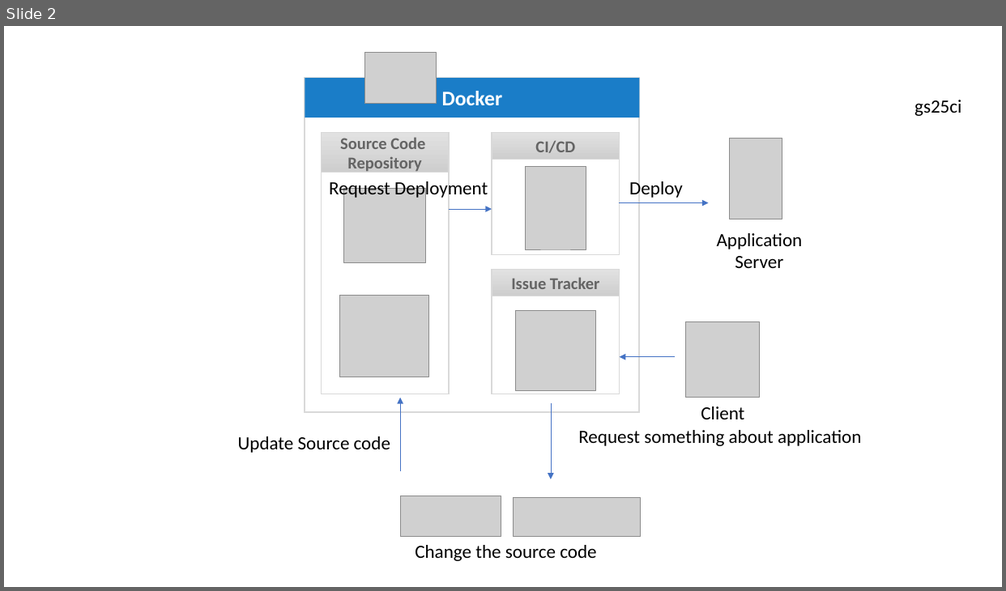
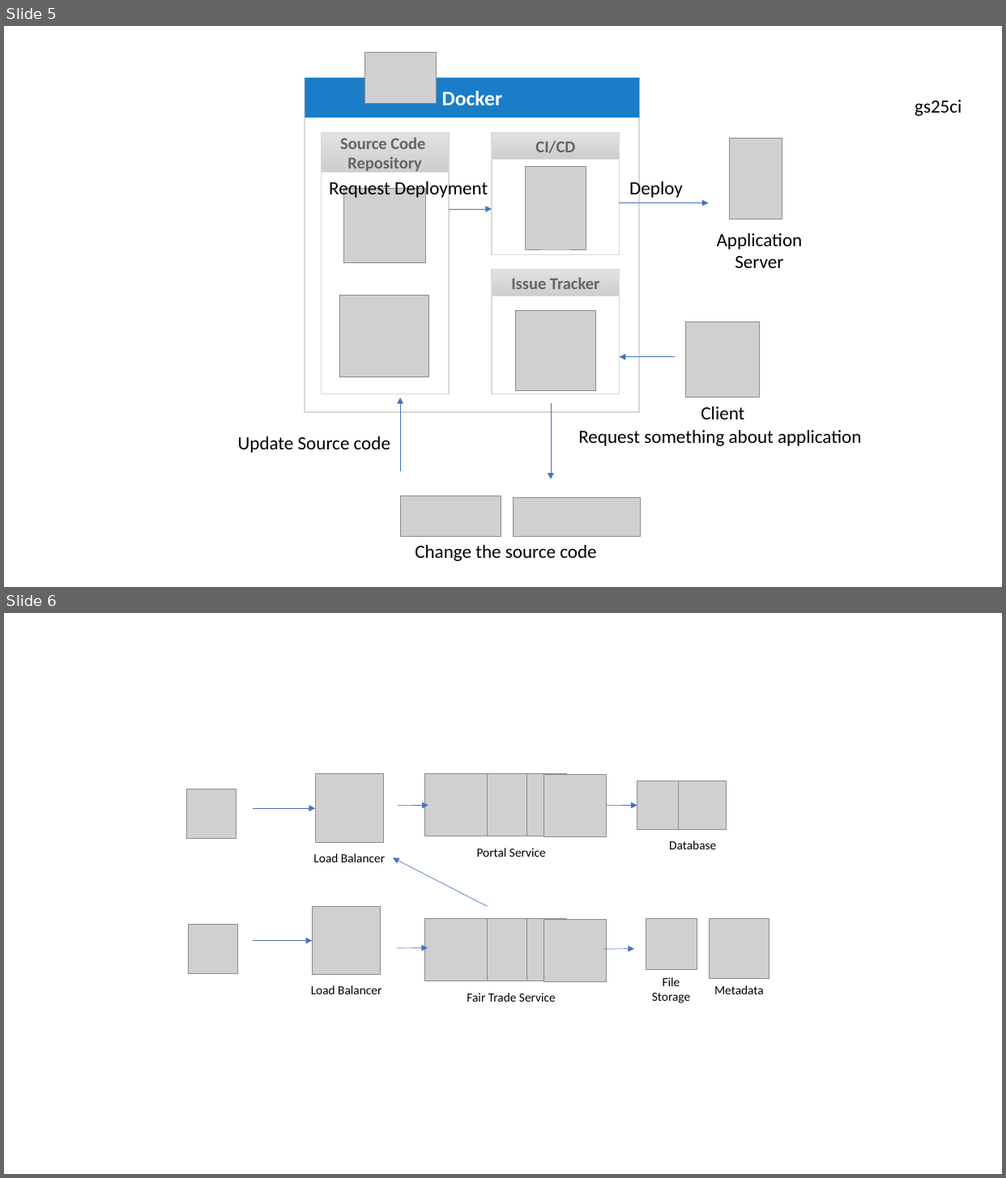
Before and after one commit to Joel-Hwang/portfolio, a slide deck: profile/videos.pptx. Shown one above the other, each under a label of ours: slide 2 before the commit, slides 5 and 6 after it. The pictures are 1006x591 and 1006x1178 pixels, drawn with LibreOffice and Linux fonts; fonts in the diff are those of the drawing; grey boxes stand for pictures. Boxes give left, top, right and bottom in pixels: in the first picture for what was removed or moved away, otherwise in the second. Text is boxed around its words. In the diff, an @@ line names an element or a change of style, - is before the commit and + after.

```diff
--- a/profile/videos.pptx
+++ b/profile/videos.pptx
@@ slide 6 added at bbox=[4, 613, 1002, 1174], background #FFFFFF @@
@@ picture added at bbox=[315, 774, 385, 843] @@
@@ picture added at bbox=[424, 774, 487, 836] @@
@@ picture added at bbox=[465, 774, 527, 836] @@
@@ picture added at bbox=[504, 774, 566, 836] @@
@@ picture added at bbox=[543, 775, 606, 837] @@
@@ picture added at bbox=[637, 781, 686, 830] @@
@@ picture added at bbox=[679, 781, 727, 830] @@
@@ picture added at bbox=[187, 789, 236, 839] @@
@@ arrow added from (398, 806) to (428, 806), #4472C4 0.5 pt @@
@@ arrow added from (607, 806) to (637, 806), #4472C4 0.5 pt @@
@@ arrow added from (253, 808) to (315, 808), #4472C4 0.5 pt @@
@@ text added at bbox=[313, 854, 385, 862], 12 pt, text #000000 @@
+Load Balancer
@@ text added at bbox=[477, 848, 546, 857], 12 pt, text #000000 @@
+Portal Service
@@ text added at bbox=[669, 841, 716, 850], 12 pt, text #000000 @@
+Database
@@ arrow added from (488, 906) to (394, 858), #4472C4 0.5 pt @@
@@ picture added at bbox=[188, 924, 238, 974] @@
@@ picture added at bbox=[313, 906, 381, 975] @@
@@ picture added at bbox=[424, 919, 487, 982] @@
@@ picture added at bbox=[465, 919, 527, 982] @@
@@ picture added at bbox=[504, 919, 566, 982] @@
@@ picture added at bbox=[543, 919, 606, 982] @@
@@ picture added at bbox=[646, 919, 697, 970] @@
@@ picture added at bbox=[710, 919, 769, 979] @@
@@ arrow added from (253, 941) to (313, 941), #4472C4 0.5 pt @@
@@ arrow added from (397, 948) to (428, 948), #4472C4 0.5 pt @@
@@ arrow added from (603, 949) to (634, 949), #4472C4 0.5 pt @@
@@ text added at bbox=[311, 986, 381, 995], 12 pt, text #000000 @@
+Load Balancer
@@ text added at bbox=[467, 993, 556, 1002], 12 pt, text #000000 @@
+Fair Trade Service
@@ text added at bbox=[652, 977, 690, 1003], 12 pt, text #000000 @@
+File
+Storage
@@ text added at bbox=[714, 986, 764, 995], 12 pt, text #000000 @@
+Metadata
@@ what was slide 2 is now slide 5 @@
```
Also in this commit, not shown: 4 other slides added, 7 other files.
